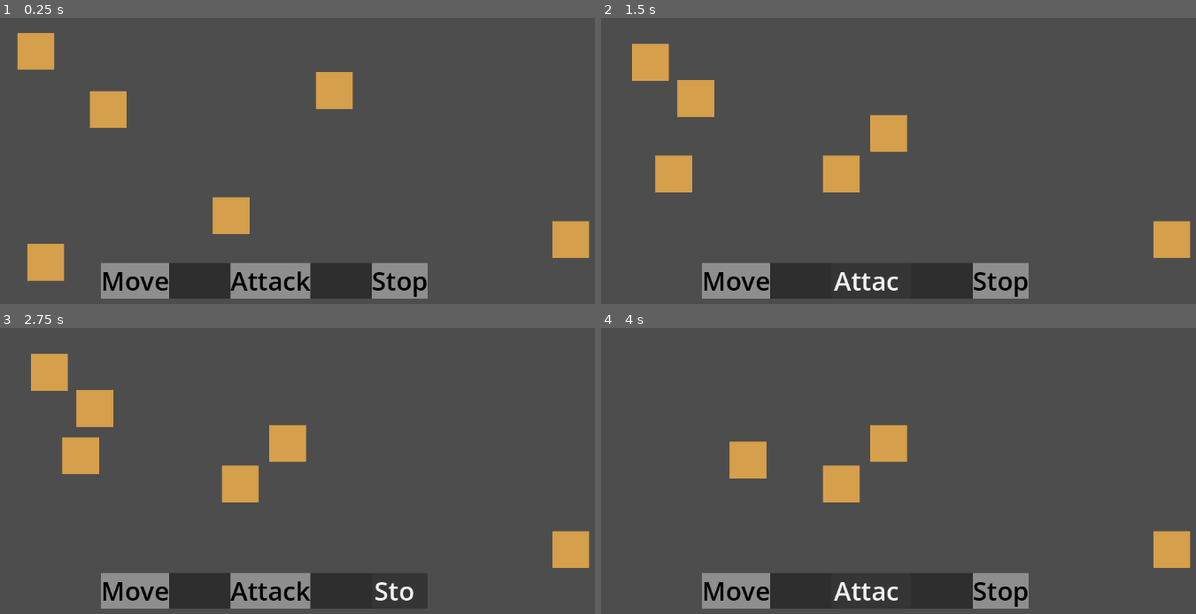
Above: before the commit, frames 1-4 (two rows, left to right).
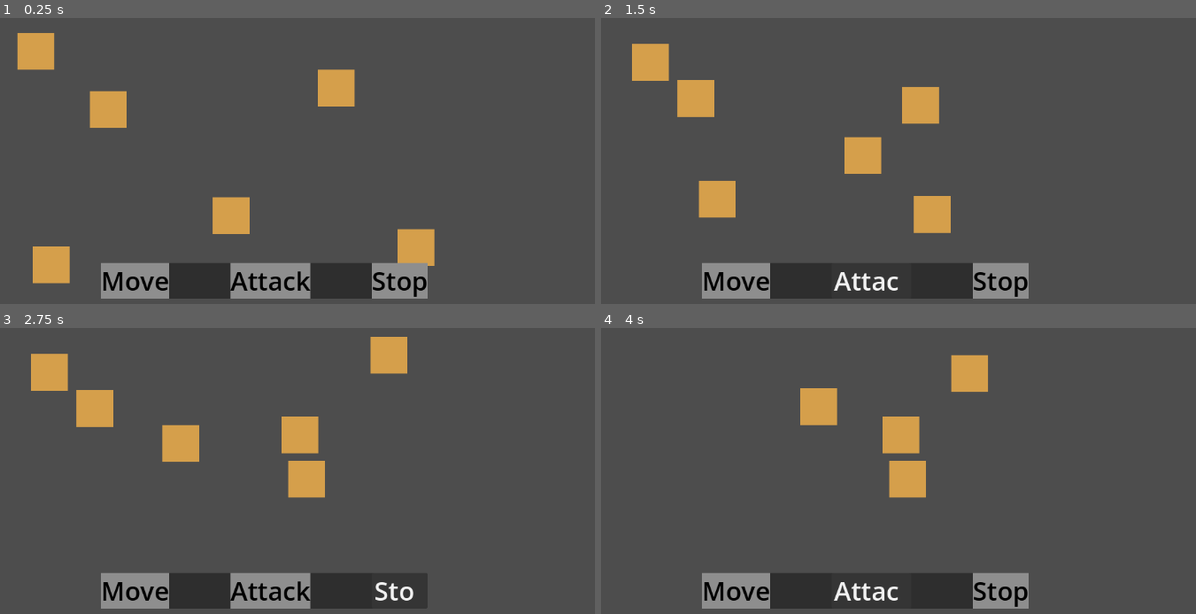
Above: after the commit, the same moments.

Repository: znichola/tent-general
Game: Godot game, scene res://game_board/game_board.tscn
Same seed, same stepped clock (60 frames per second), same inputs: the game is played once before the commit and once after it. The project has no main scene, so this scene is started directly.
Inputs:
- Up to frame 1 (0.25 s): no input
- Up to frame 2 (1.5 s): click "Move" at 0.5 s; click "Attack" at 1.25 s
- Up to frame 3 (2.75 s): click "Stop" at 2 s
- Up to frame 4 (4 s): click "Move" at 2.75 s; click "Attack" at 3.5 s

The runs differ from the first frame. In frame 1, 2.1% of the frame differs, in the area x 4-100%, y 17-93%; in frame 2, 5.9%, in the area x 9-100%, y 24-84%; in frame 3, 5.7%; in frame 4, 5.7%.

Commit message:
stratgy framework and skirmish mode

Diff:
--- a/game_board/game_board.tscn
+++ b/game_board/game_board.tscn
@@ -11,6 +11,7 @@
 
 [node name="Archer2" parent="." unique_id=637511032 instance=ExtResource("1_qlpbi")]
 position = Vector2(707, 267)
+strategy_type = 3
 
 [node name="Archer3" parent="." unique_id=871040014 instance=ExtResource("1_qlpbi")]
 position = Vector2(543, 512)
@@ -20,9 +21,10 @@
 
 [node name="Archer5" parent="." unique_id=919501202 instance=ExtResource("1_qlpbi")]
 position = Vector2(208, 595)
+strategy_type = 2
 
 [node name="Archer6" parent="." unique_id=279985225 instance=ExtResource("1_qlpbi")]
-position = Vector2(1075, 533)
+position = Vector2(851, 550)
 
 [node name="CanvasLayer" type="CanvasLayer" parent="." unique_id=1328258671]
 
--- a/game_board/group/components/ai.gd
+++ /dev/null
@@ -1,42 +0,0 @@
-extends Node
-class_name GroupAIComponent
-
-enum AIState {
-	IDLE,
-	MOVING_TO_GROUP,
-	MOVING_TO_POSITION,
-}
-
-@onready var movement_component: MovementComponent = get_node("../MovementComponent")
-@onready var vision_component: VisionComponent = get_node("../VisionComponent")
-@onready var attack_component: AttackComponent = get_node("../AttackComponent")
-
-var state = AIState.IDLE
-var direction: Vector2 = Vector2.ZERO
-var current_target: Group = null
-
-func _ready() -> void:
-	vision_component.on_update_closest_target.connect(_on_update_closest_target)
-
-func _on_update_closest_target(group: Group) -> void:
-	current_target = group
-
-	if current_target:
-		state = AIState.MOVING_TO_GROUP
-	else:
-		state = AIState.IDLE
-
-func _process(delta: float) -> void:
-	if state == AIState.IDLE:
-		pass
-	elif state == AIState.MOVING_TO_POSITION:
-		pass
-		#TODO: implement moving to position logic
-		# var target_position = direction * movement_component.speed * delta
-		# movement_component.move_to(target_position, delta, self.get_parent())
-	elif state == AIState.MOVING_TO_GROUP:
-		if current_target:
-			movement_component.try_move_to(current_target.position, delta, self.get_parent())
-
-	if current_target:
-		attack_component.attack_if_possible(current_target)
--- a/game_board/group/components/attack.gd
+++ b/game_board/group/components/attack.gd
@@ -8,6 +8,7 @@
 
 var can_attack: bool = true
 var cooldown_timer: float = 0.0
+
 
 func _process(delta: float) -> void:
 	if not can_attack:
--- a/game_board/group/components/vision.gd
+++ b/game_board/group/components/vision.gd
@@ -1,7 +1,7 @@
 extends Area2D
 class_name VisionComponent
 
-signal on_update_closest_target(group: Group)
+signal on_new_closest_target(group: Group)
 
 var current_closest_target: Group = null
 
@@ -30,4 +30,4 @@
 				best_dist = current_dist
 				current_closest_target = group
 
-	on_update_closest_target.emit(current_closest_target)
+	on_new_closest_target.emit(current_closest_target)
--- a/game_board/group/group.gd
+++ b/game_board/group/group.gd
@@ -1,14 +1,45 @@
 extends Node2D
 class_name Group
 
-@onready var health_component: HealthComponent = $"HealthComponent"
+enum StrategyType {
+	ATTACK_IN_RANGE,
+	HOLD_GROUND,
+	MOVE,
+	SKIRMISH,
+}
+
+@export var strategy_type: StrategyType = StrategyType.ATTACK_IN_RANGE
+
+var strategy_node: BaseStrategy = null
+
 
 func _ready() -> void:
-	health_component.on_death.connect(_on_died)
+	_setup_strategy()
 
-func _on_died() -> void:
-	queue_free()
+func _setup_strategy() -> void:
+	if strategy_node:
+		strategy_node.queue_free()
+
+	strategy_node = _create_strategy(strategy_type)
+	if strategy_node:
+		add_child(strategy_node)
+
 
 func select() -> void:
 	#TODO: Implement selection visuals here
 	print("Selected group: %s" % name)
+
+func _create_strategy(type: StrategyType) -> BaseStrategy:
+	var strategy = null
+	match type:
+		StrategyType.ATTACK_IN_RANGE:
+			strategy = AttackInRangeStrategy.new()
+		StrategyType.HOLD_GROUND:
+			strategy = HoldGroundStrategy.new()
+		StrategyType.MOVE:
+			strategy = MoveStrategy.new()
+		StrategyType.SKIRMISH:
+			strategy = SkirmishStrategy.new()
+		_:
+			push_error("Unknown strategy type")
+	return strategy
--- a/game_board/group/group.tscn
+++ b/game_board/group/group.tscn
@@ -1,10 +1,9 @@
 [gd_scene format=3 uid="uid://cyscttd02w5et"]
 
-[ext_resource type="Script" uid="uid://dc77dpalapaae" path="res://game_board/group/group.gd" id="1_0jked"]
+[ext_resource type="Script" uid="uid://c2c6vwus4gslu" path="res://game_board/group/group.gd" id="1_stacj"]
 [ext_resource type="Script" uid="uid://dt3b1eef05xud" path="res://game_board/group/components/health.gd" id="2_n6t1d"]
 [ext_resource type="Script" uid="uid://6fxxw0geavor" path="res://game_board/group/components/movement.gd" id="3_gab0b"]
 [ext_resource type="Script" uid="uid://co601i3ip6tuv" path="res://game_board/group/components/attack.gd" id="4_fvt2d"]
-[ext_resource type="Script" uid="uid://cyrpebhv7txd4" path="res://game_board/group/components/ai.gd" id="5_4js1n"]
 [ext_resource type="Script" uid="uid://bp5hxsuhuvf16" path="res://game_board/group/components/vision.gd" id="6_wsly2"]
 [ext_resource type="Script" uid="uid://c3583watj5c3d" path="res://game_board/group/components/collision.gd" id="7_n6t1d"]
 
@@ -26,9 +25,6 @@
 [node name="MovementComponent" type="Node" parent="." unique_id=23351134]
 script = ExtResource("3_gab0b")
 speed = 120.0
-
-[node name="AIComponent" type="Node" parent="." unique_id=1149085199]
-script = ExtResource("5_4js1n")
 
 [node name="AttackComponent" type="Area2D" parent="." unique_id=1790122325]
 collision_layer = 0
--- /dev/null
+++ b/game_board/group/strategy/attack_in_range_strategy.gd
@@ -0,0 +1,19 @@
+extends BaseStrategy
+class_name AttackInRangeStrategy
+
+
+func on_init() -> void:
+	attack_state = AttackState.ATTACK_GROUP
+
+
+func on_ready() -> void:
+	vision_component.on_new_closest_target.connect(_on_update_closest_target)
+
+
+func _on_update_closest_target(group: Group) -> void:
+	current_target = group
+
+	if current_target:
+		move_state = MoveState.MOVE_TO_GROUP
+	else:
+		move_state = MoveState.IDLE
--- /dev/null
+++ b/game_board/group/strategy/base_strategy.gd
@@ -0,0 +1,58 @@
+extends Node2D
+class_name BaseStrategy
+
+enum MoveState {
+	IDLE,
+	MOVE_TO_GROUP,
+	MOVE_TO_POSITION,
+}
+
+enum AttackState {
+	IDLE,
+	ATTACK_GROUP,
+}
+
+@onready var movement_component: MovementComponent = get_node("../MovementComponent")
+@onready var vision_component: VisionComponent = get_node("../VisionComponent")
+@onready var attack_component: AttackComponent = get_node("../AttackComponent")
+@onready var health_component: HealthComponent = get_node("../HealthComponent")
+
+
+var move_state = MoveState.IDLE
+var attack_state = AttackState.IDLE
+
+var direction: Vector2 = Vector2.ZERO
+var current_target: Group = null
+var current_postion_target = null
+
+
+func _init() -> void:
+	on_init()
+
+
+func _ready() -> void:
+	health_component.on_death.connect(_on_died)
+	on_ready()
+
+
+func _process(delta: float) -> void:
+	# Move States
+	if move_state == MoveState.MOVE_TO_POSITION and current_postion_target:
+		movement_component.try_move_to(current_postion_target, delta, self.get_parent())
+	elif move_state == MoveState.MOVE_TO_GROUP and current_target:
+		movement_component.try_move_to(current_target.position, delta, self.get_parent())
+
+	# Attack States
+	if attack_state == AttackState.ATTACK_GROUP and current_target:
+		attack_component.attack_if_possible(current_target)
+
+	on_process(delta)
+
+func _on_died() -> void:
+	get_parent().queue_free()
+
+func on_ready() -> void: pass
+
+func on_init() -> void: pass
+
+func on_process(_delta: float) -> void: pass
--- /dev/null
+++ b/game_board/group/strategy/hold_ground_strategy.gd
@@ -0,0 +1,6 @@
+extends BaseStrategy
+class_name HoldGroundStrategy
+
+
+func on_init() -> void:
+	attack_state = AttackState.ATTACK_GROUP
--- /dev/null
+++ b/game_board/group/strategy/move_strategy.gd
@@ -0,0 +1,8 @@
+extends BaseStrategy
+class_name MoveStrategy
+
+
+func on_init() -> void:
+	attack_state = AttackState.ATTACK_GROUP
+	move_state = MoveState.MOVE_TO_POSITION
+	current_postion_target = Vector2(500, 300)
--- /dev/null
+++ b/game_board/group/strategy/skirmish_strategy.gd
@@ -0,0 +1,67 @@
+extends BaseStrategy
+class_name SkirmishStrategy
+
+# Skirmish-specific constants
+const ENGAGEMENT_RANGE: float = 150.0  # Preferred distance to engage from
+const RETREAT_THRESHOLD: float = 100.0  # Distance at which to retreat if enemy too close
+const SAFE_DISTANCE: float = 200.0     # Distance to retreat to
+const HEALTH_RETREAT_PERCENT: float = 0.9  # Retreat if health below this percentage
+
+var is_retreating: bool = false
+
+func on_init() -> void:
+	attack_state = AttackState.ATTACK_GROUP
+	move_state = MoveState.IDLE
+
+func on_ready() -> void:
+	vision_component.on_new_closest_target.connect(_on_new_closest_target)
+	health_component.on_health_change.connect(_on_health_changed)
+
+func on_process(_delta: float) -> void:
+	if not current_target:
+		move_state = MoveState.IDLE
+		_stop_retreating()
+		return
+
+	var distance_to_target = global_position.distance_to(current_target.global_position)
+
+	print("DISTANCE", distance_to_target)
+
+	# Check if we need to retreat due to being too close
+	if distance_to_target < RETREAT_THRESHOLD:
+		_initiate_retreat()
+
+	# Handle retreat behavior
+	if is_retreating:
+		if distance_to_target >= SAFE_DISTANCE:
+			_stop_retreating()
+			move_state = MoveState.IDLE
+		else:
+			move_state = MoveState.MOVE_TO_POSITION
+	# Normal engagement behavior
+	else:
+		move_state = MoveState.MOVE_TO_GROUP if distance_to_target > ENGAGEMENT_RANGE else MoveState.IDLE
+
+func _on_new_closest_target(group: Group) -> void:
+	current_target = group
+
+func _on_health_changed(_old_value: float, new_value: float) -> void:
+	var health_percent = new_value / health_component.max_health
+
+	if health_percent < HEALTH_RETREAT_PERCENT and current_target:
+		_initiate_retreat()
+
+func _initiate_retreat() -> void:
+	_start_retreating()
+
+	var direction_away = (global_position - current_target.global_position).normalized()
+	current_postion_target = global_position + (direction_away * SAFE_DISTANCE)
+	move_state = MoveState.MOVE_TO_POSITION
+
+func _start_retreating() -> void:
+	is_retreating = true
+	movement_component.speed += 10
+
+func _stop_retreating() -> void:
+	is_retreating = false
+	movement_component.speed -= 10
Not shown: 1 places in game_board/game_board.tscn that only renumber resources
Not shown, changed: game_board/group/group.gd.uid
Not shown: 1 places in game_board/group/group.tscn that only renumber resources
Not shown, added: game_board/group/strategy/attack_in_range_strategy.gd.uid
Renamed: game_board/group/components/ai.gd.uid -> game_board/group/strategy/base_strategy.gd.uid
Not shown, added: game_board/group/strategy/hold_ground_strategy.gd.uid
Not shown, added: game_board/group/strategy/move_strategy.gd.uid
Not shown, added: game_board/group/strategy/skirmish_strategy.gd.uid
